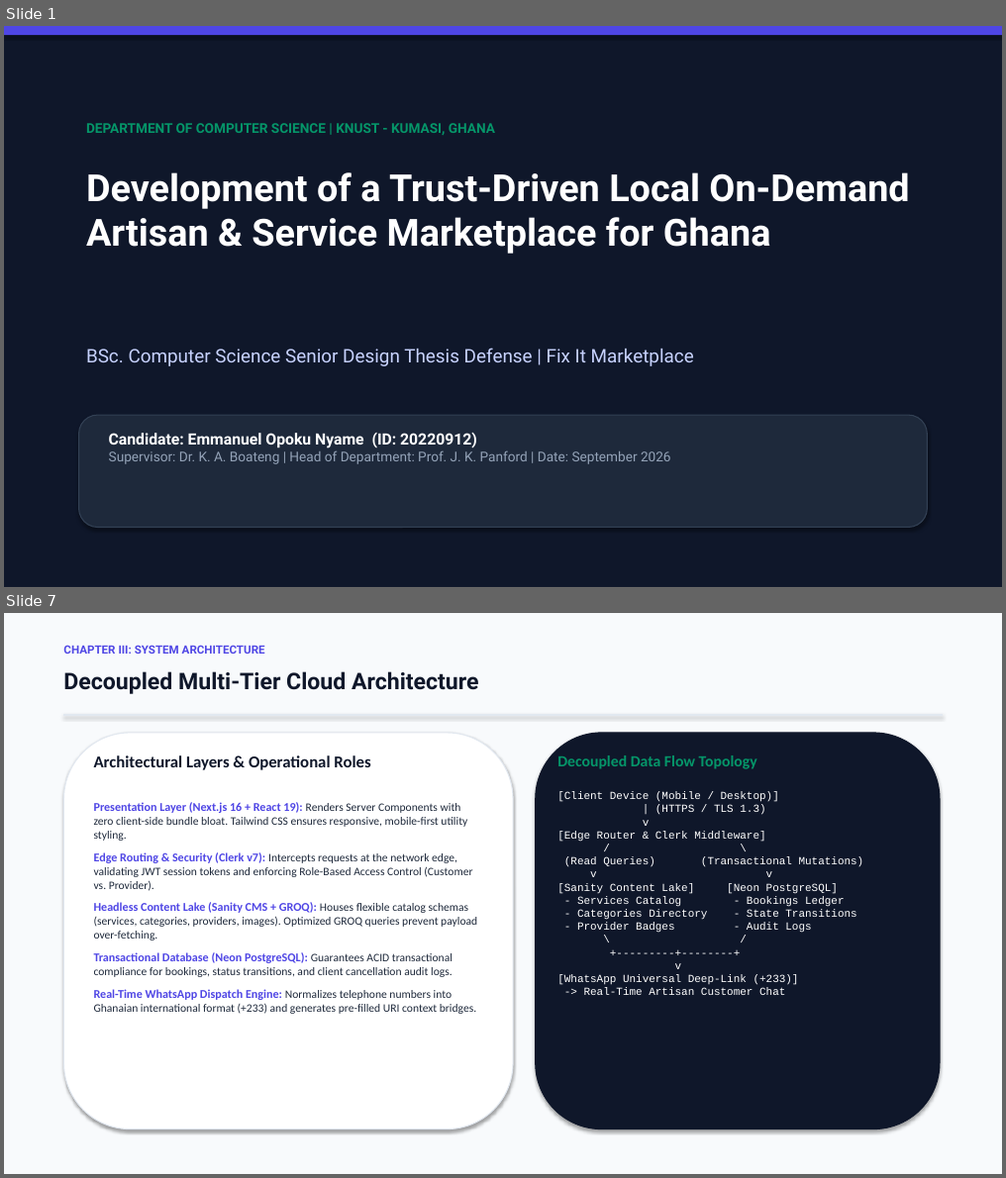
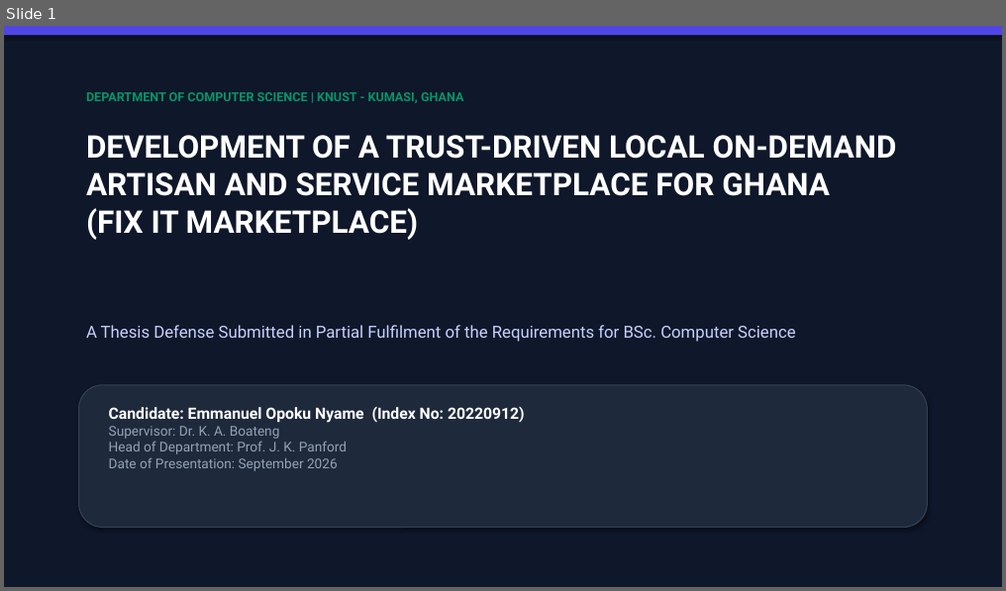
Before and after one commit to emperiumsoul/fix-it-marketplace, a slide deck: Fix_It_Marketplace_Defense_Presentation.pptx. Shown one above the other, each under a label of ours: slides 1 and 7 before the commit, slide 1 after it; the slides between them are not shown. The pictures are 1006x1178 and 1006x591 pixels, drawn with LibreOffice and Linux fonts; fonts in the diff are those of the drawing. Boxes give left, top, right and bottom in pixels: in the first picture for what was removed or moved away, otherwise in the second. Text is boxed around its words. In the diff, an @@ line names an element or a change of style, - is before the commit and + after.

Commit message:
docs: align defense presentation slide deck directly to departmental thesis layout template (21 widescreen slides)

```diff
--- a/Fix_It_Marketplace_Defense_Presentation.pptx
+++ b/Fix_It_Marketplace_Defense_Presentation.pptx
@@ slide 7 removed at [4, 613, 1002, 1174], background #F8FAFC @@
@@ text removed at [63, 645, 265, 654] @@
-CHAPTER III: SYSTEM ARCHITECTURE
@@ text removed at [63, 671, 478, 694] @@
-Decoupled Multi-Tier Cloud Architecture
@@ rectangle removed at [63, 714, 943, 716] @@
@@ rounded rectangle removed at [63, 733, 513, 1130] @@
@@ text removed at [94, 756, 477, 1014] @@
-Architectural Layers & Operational Roles
-Presentation Layer (Next.js 16 + React 19): Renders Server Components with zero client-side bundle bloat. Tailwind CSS ensures responsive, mobile-first utility styling.
-Edge Routing & Security (Clerk v7): Intercepts requests at the network edge, validating JWT session tokens and enforcing Role-Based Access Control (Customer vs. Provider).
-Headless Content Lake (Sanity CMS + GROQ): Houses flexible catalog schemas (services, categories, providers, images). Optimized GROQ queries prevent payload over-fetching.
-Transactional Database (Neon PostgreSQL): Guarantees ACID transactional compliance for bookings, status transitions, and client cancellation audit logs.
-Real-Time WhatsApp Dispatch Engine: Normalizes telephone numbers into Ghanaian international format (+233) and generates pre-filled URI context bridges.
@@ rounded rectangle removed at [536, 733, 940, 1130] @@
@@ text removed at [557, 756, 864, 995] @@
-Decoupled Data Flow Topology
-[Client Device (Mobile / Desktop)]
-| (HTTPS / TLS 1.3)
-v
-[Edge Router & Clerk Middleware]
-/ \
-(Read Queries) (Transactional Mutations)
-v v
-[Sanity Content Lake] [Neon PostgreSQL]
-- Services Catalog - Bookings Ledger
-- Categories Directory - State Transitions
-- Provider Badges - Audit Logs
-\ /
-+---------+--------+
-v
-[WhatsApp Universal Deep-Link (+233)]
--> Real-Time Artisan Customer Chat
@@ slide 1 changed as well @@
@@ text "DEPARTMENT OF COMPUTER SCIENCE | ...": place and size @@
-text "DEPARTMENT OF COMPUTER SCIENCE | ..." at [86, 123, 495, 135]
+text "DEPARTMENT OF COMPUTER SCIENCE | ..." at [86, 92, 464, 103]
@@ text "DEPARTMENT OF COMPUTER SCIENCE | ..." at [86, 92, 464, 103]: size 13 to 12 pt @@
@@ text at [86, 135, 897, 240]: text changed; size 36 to 30 pt @@
-Development of a Trust-Driven Local On-Demand Artisan & Service Marketplace for Ghana
+DEVELOPMENT OF A TRUST-DRIVEN LOCAL ON-DEMAND ARTISAN AND SERVICE MARKETPLACE FOR GHANA
+(FIX IT MARKETPLACE)
@@ text at [86, 325, 796, 342]: text changed; size 18 to 16 pt @@
-BSc. Computer Science Senior Design Thesis Defense | Fix It Marketplace
+A Thesis Defense Submitted in Partial Fulfilment of the Requirements for BSc. Computer Science
@@ rounded rectangle: place and size @@
-rounded rectangle at [79, 415, 927, 528]
+rounded rectangle at [79, 385, 927, 528]
@@ text at [109, 407, 525, 472]: text changed @@
-Candidate: Emmanuel Opoku Nyame (ID: 20220912)
-Supervisor: Dr. K. A. Boateng | Head of Department: Prof. J. K. Panford | Date: September 2026
+Candidate: Emmanuel Opoku Nyame (Index No: 20220912)
+Supervisor: Dr. K. A. Boateng
+Head of Department: Prof. J. K. Panford
+Date of Presentation: September 2026
```
Also in this commit, not shown: 5 other slides changed, 15 slides added, 12 other slides removed, 1 other file.
